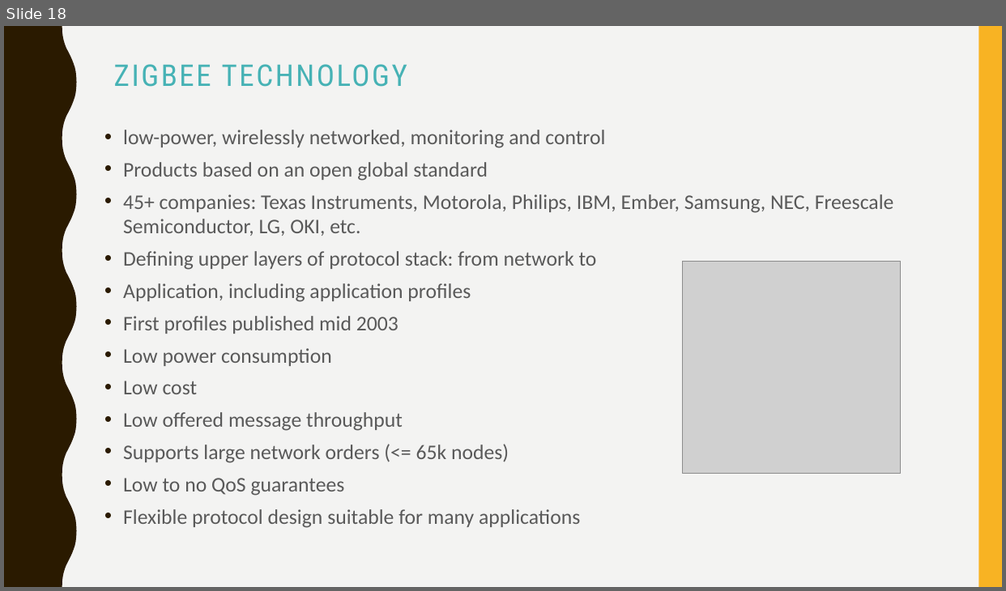
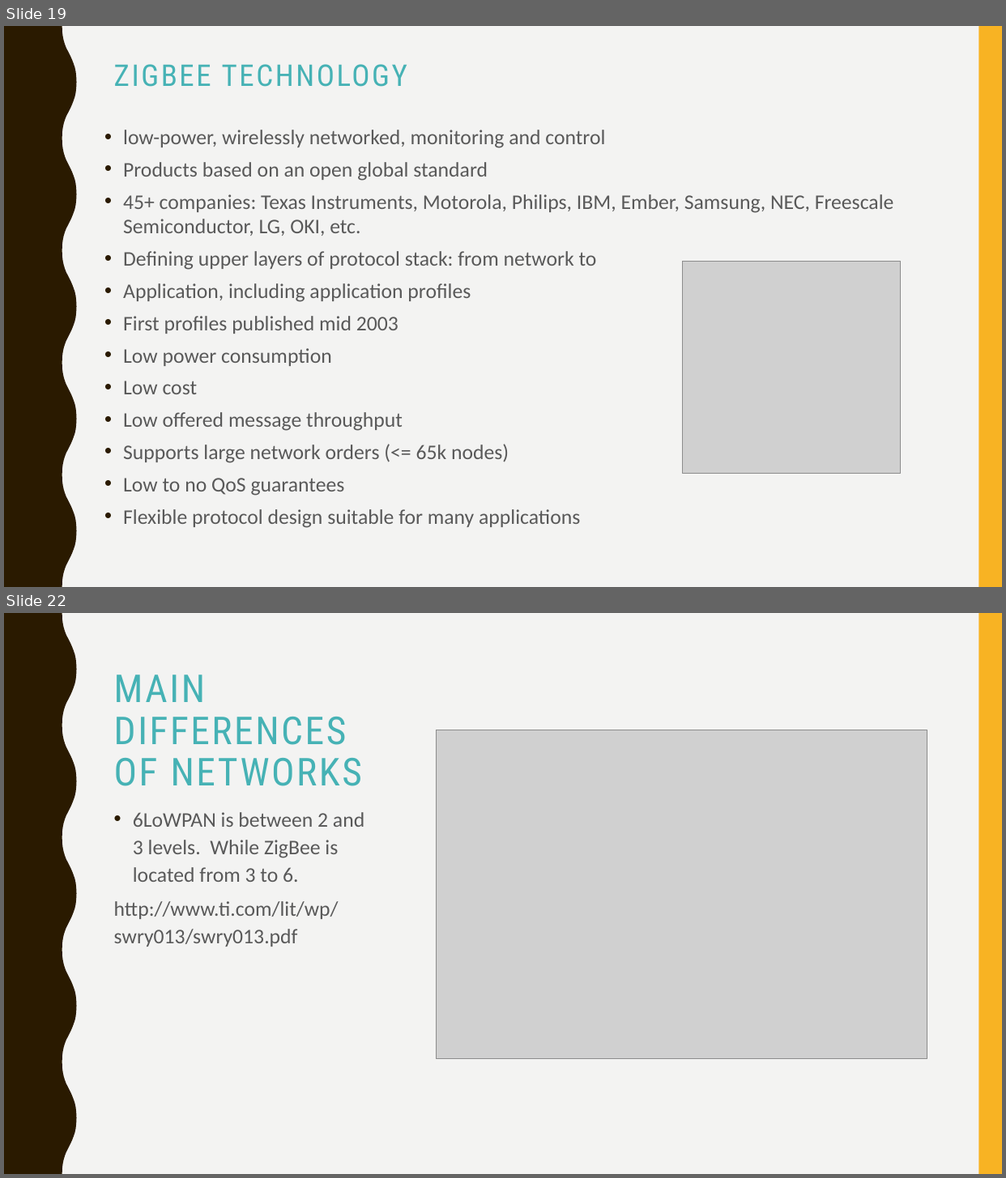
Before and after one commit to vladipirogov/IOT_presentation, a slide deck: Network Data Transfer Protocols in IoT & Embedded.pptx. Shown one above the other, each under a label of ours: slide 18 before the commit, slides 19 and 22 after it; the slides between them are not shown. The pictures are 1006x591 and 1006x1178 pixels, drawn with LibreOffice and Linux fonts; fonts in the diff are those of the drawing; grey boxes stand for pictures. Boxes give left, top, right and bottom in pixels: in the first picture for what was removed or moved away, otherwise in the second. Text is boxed around its words. In the diff, an @@ line names an element or a change of style, - is before the commit and + after.

```diff
--- a/Network Data Transfer Protocols in IoT & Embedded.pptx
+++ b/Network Data Transfer Protocols in IoT & Embedded.pptx
@@ slide 22 added at (4,613,1002,1174), background #F3F3F2; not listed: 2 template elements that a slide beside it also shows @@
@@ title added at (114,675,362,786), 37 pt, text #46B2B5 @@
+MAIN DIFFERENCES OF NETWORKS
@@ picture added at (436,730,927,1060) @@
@@ text added at (114,812,364,947), 20 pt, text #595959 @@
+• 6LoWPAN is between 2 and 3 levels. While ZigBee is located from 3 to 6.
+http://www.ti.com/lit/wp/swry013/swry013.pdf
@@ what was slide 18 is now slide 19 @@
```
Also in this commit, not shown: 4 slides changed, 15 other slides added.
